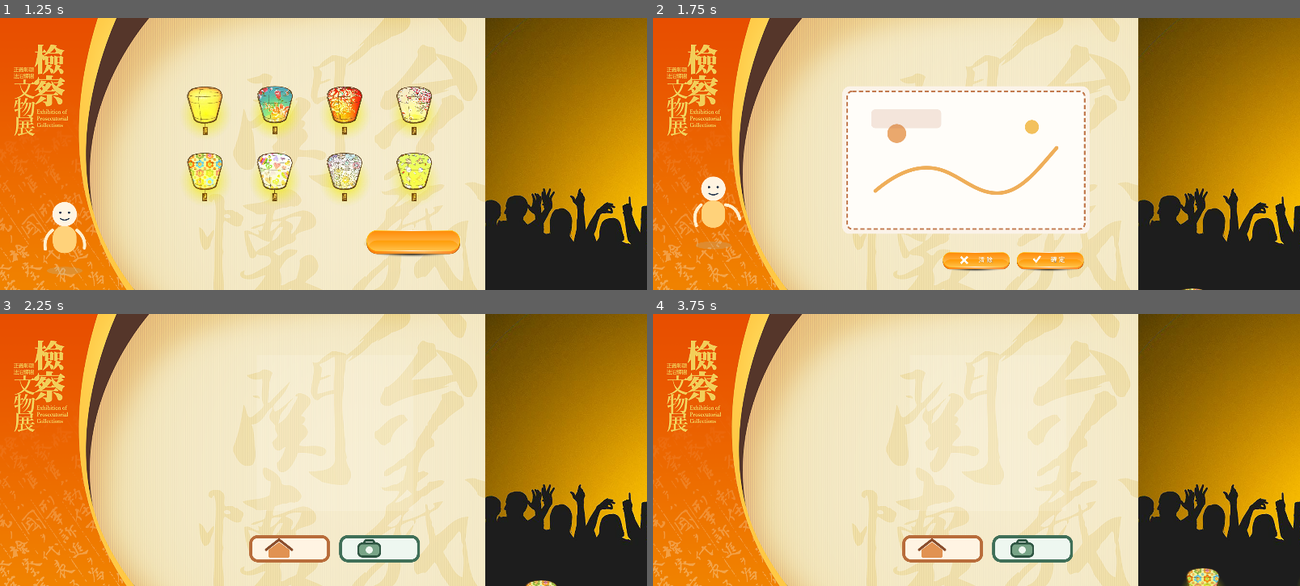
Above: before the commit, frames 1-4 (two rows, left to right).
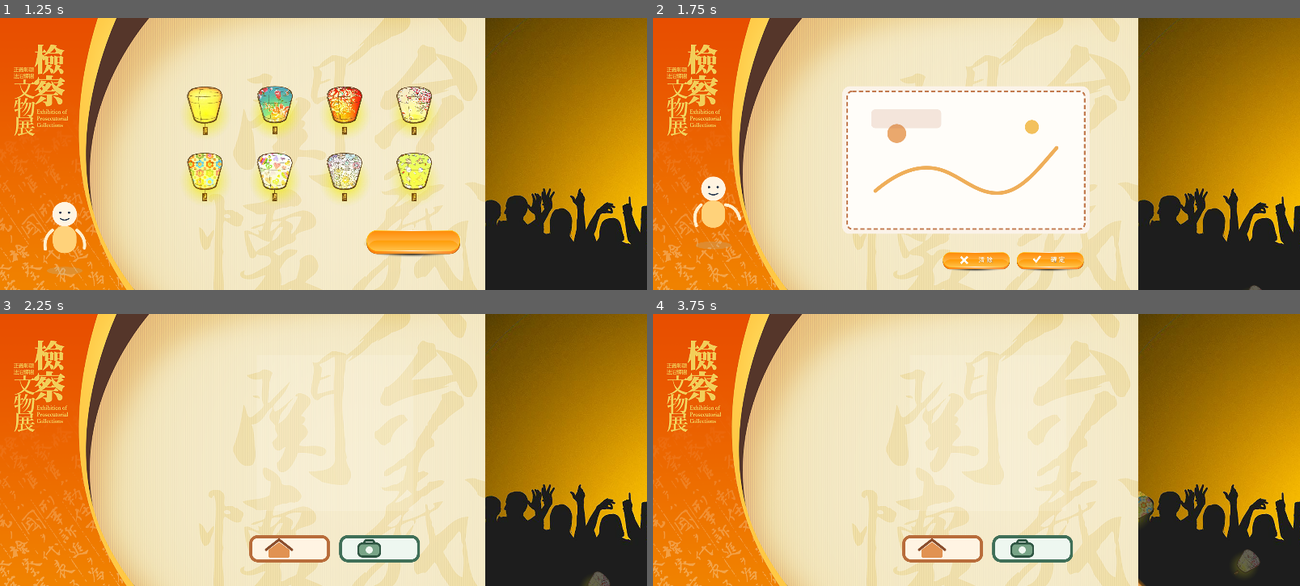
Above: after the commit, the same moments.

Repository: XxRoyxX0308/SYG_SkyLantern
Game: Godot game, scene res://scenes/installation_app.tscn
Two runs of this game, one before a commit and one after it. Both use one fixed random seed, a clock stepped at 60 frames per second and the inputs below.
Inputs (mouse positions are in pixels of both pictures, inside the frame that each line leads up to):
- Up to frame 1 (1.25 s): click (200, 107) at 0.52 s
- Up to frame 2 (1.75 s): click (1067, 243) at 1.25 s
- Up to frame 3 (2.25 s): click (394, 561) at 2 s
- Up to frame 4 (3.75 s): click (1034, 550) at 2.75 s; click (853, 403) at 3.52 s

Frame 1 is identical in both runs. In frame 2, less than 0.1% of the frame differs, in the area x 81-95%, y 98-100%; in frame 3, 0.2%; in frame 4, 0.8%, in the area x 75-94%, y 64-100%.

Commit message:
refactor: overhaul lantern system and refine QR capture flow
- Keep the capture button pressed and disabled while screenshot upload and QR generation are in progress.

- Implement queue-based ambient slots for the right display with fixed scaling and angle-driven flight paths.

- Clean up lantern layering, feature promotion, and texture baking to reduce overlap flicker and improve maintainability.

Diff:
--- a/scripts/installation_app.gd
+++ b/scripts/installation_app.gd
@@ -59,6 +59,7 @@
 			current_left_scene.home_requested.connect(_on_home_requested)
 			current_left_scene.screenshot_requested.connect(_on_screenshot_requested)
 			current_left_scene.show_qr_url(latest_uploaded_url)
+			_set_capture_loading_on_complete_scene(_upload_in_flight)
 
 
 func _on_main_menu_confirm(style_id: int) -> void:
@@ -78,22 +79,28 @@
 func _on_screenshot_requested() -> void:
 	if _upload_in_flight:
 		push_warning("Screenshot upload already in progress.")
-		return
+		_set_capture_loading_on_complete_scene(true)
+		return
+
+	_set_capture_loading_on_complete_scene(true)
 
 	var screenshot_image: Image = right_display.capture_view_image()
 	if screenshot_image == null:
 		push_warning("Failed to capture right screen screenshot.")
+		_set_capture_loading_on_complete_scene(false)
 		return
 
 	var screenshot_path := _save_screenshot(screenshot_image)
 	var api_key := _load_imgbb_api_key()
 	if api_key.is_empty():
 		push_warning("imgbb API key is missing.")
+		_set_capture_loading_on_complete_scene(false)
 		return
 
 	var upload_payload := _build_imgbb_payload(screenshot_path, screenshot_path.get_file().get_basename(), api_key)
 	if upload_payload.is_empty():
 		push_warning("Failed to build screenshot upload payload.")
+		_set_capture_loading_on_complete_scene(false)
 		return
 
 	latest_uploaded_url = ""
@@ -109,6 +116,7 @@
 	)
 	if request_error != OK:
 		_upload_in_flight = false
+		_set_capture_loading_on_complete_scene(false)
 		push_warning("Failed to start screenshot upload request: %s" % error_string(request_error))
 
 
@@ -201,24 +209,36 @@
 	_upload_in_flight = false
 	if result != HTTPRequest.RESULT_SUCCESS or response_code != 200:
 		push_warning("Screenshot upload failed with result %s and response code %s." % [result, response_code])
+		_set_capture_loading_on_complete_scene(false)
 		return
 
 	var response_text: String = body.get_string_from_utf8()
 	var response_data: Variant = JSON.parse_string(response_text)
 	if typeof(response_data) != TYPE_DICTIONARY:
 		push_warning("Unexpected imgbb response: %s" % response_text)
+		_set_capture_loading_on_complete_scene(false)
 		return
 
 	var response_dictionary: Dictionary = response_data
 	if not bool(response_dictionary.get("success", false)):
 		push_warning("imgbb rejected the screenshot upload: %s" % response_text)
+		_set_capture_loading_on_complete_scene(false)
 		return
 
 	var data: Dictionary = response_dictionary.get("data", {})
 	latest_uploaded_url = str(data.get("url_viewer", data.get("url", "")))
 	if latest_uploaded_url.is_empty():
 		push_warning("imgbb response did not contain a usable URL.")
+		_set_capture_loading_on_complete_scene(false)
 		return
 
 	if current_state == AppState.COMPLETE and is_instance_valid(current_left_scene):
 		current_left_scene.show_qr_url(latest_uploaded_url)
+
+
+func _set_capture_loading_on_complete_scene(is_loading: bool) -> void:
+	if current_state != AppState.COMPLETE or not is_instance_valid(current_left_scene):
+		return
+
+	if current_left_scene.has_method("set_capture_loading"):
+		current_left_scene.set_capture_loading(is_loading)
--- a/scripts/left_completion_share.gd
+++ b/scripts/left_completion_share.gd
@@ -11,6 +11,8 @@
 
 var _qr_request: HTTPRequest = null
 var _pending_qr_url := ""
+var _capture_busy := false
+var _capture_disabled_texture: Texture2D = null
 
 
 func _ready() -> void:
@@ -19,6 +21,8 @@
 	_qr_request.request_completed.connect(_on_qr_request_completed)
 	home_button.pressed.connect(_on_home_pressed)
 	capture_button.pressed.connect(_on_capture_pressed)
+	_capture_disabled_texture = capture_button.texture_disabled
+	set_capture_loading(false)
 	show_qr_url("")
 
 
@@ -32,6 +36,14 @@
 	if request_error != OK:
 		push_warning("Failed to request QR image: %s" % error_string(request_error))
 		qr_texture_rect.texture = null
+		set_capture_loading(false)
+
+
+func set_capture_loading(is_loading: bool) -> void:
+	_capture_busy = is_loading
+	capture_button.disabled = is_loading
+	capture_button.button_pressed = is_loading
+	capture_button.texture_disabled = capture_button.texture_pressed if is_loading else _capture_disabled_texture
 
 
 func _on_home_pressed() -> void:
@@ -39,17 +51,23 @@
 
 
 func _on_capture_pressed() -> void:
+	if _capture_busy:
+		return
+
+	set_capture_loading(true)
 	screenshot_requested.emit()
 
 
 func _on_qr_request_completed(result: int, response_code: int, _headers: PackedStringArray, body: PackedByteArray) -> void:
 	if _pending_qr_url.is_empty():
 		qr_texture_rect.texture = null
+		set_capture_loading(false)
 		return
 
 	if result != HTTPRequest.RESULT_SUCCESS or response_code != 200:
 		push_warning("Failed to download QR image with result %s and response code %s." % [result, response_code])
 		qr_texture_rect.texture = null
+		set_capture_loading(false)
 		return
 
 	var qr_image := Image.new()
@@ -57,6 +75,8 @@
 	if load_error != OK:
 		push_warning("Failed to parse QR PNG: %s" % error_string(load_error))
 		qr_texture_rect.texture = null
+		set_capture_loading(false)
 		return
 
 	qr_texture_rect.texture = ImageTexture.create_from_image(qr_image)
+	set_capture_loading(false)
--- a/scripts/right_display_shared.gd
+++ b/scripts/right_display_shared.gd
@@ -1,11 +1,7 @@
 extends Control
 
 class LanternEntry:
-	var root: Node2D
-	var base_x: float = 0.0
-	var base_y: float = 0.0
-	var spawn_y: float = 0.0
-	var baked_scale: float = 1.0
+	var root: Sprite2D
 	var speed: float = 0.0
 	var amplitude: float = 0.0
 	var frequency: float = 0.0
@@ -15,8 +11,16 @@
 	var style_id: int = 1
 	var drawing_texture: Texture2D = null
 	var is_featured: bool = false
-
-
+	var fixed_scale: float = 1.0
+	var travel_direction: Vector2 = Vector2.UP
+	var drift_direction: Vector2 = Vector2.RIGHT
+	var start_position: Vector2 = Vector2.ZERO
+	var end_position: Vector2 = Vector2.ZERO
+	var travel_distance: float = 0.0
+	var total_distance: float = 0.0
+
+
+# 8 款天燈外框，順序對應主選單樣式。
 const STYLE_TEXTURES := [
 	preload("res://assets/lanterns/lantern_01.png"),
 	preload("res://assets/lanterns/lantern_02.png"),
@@ -28,35 +32,43 @@
 	preload("res://assets/lanterns/lantern_08.png"),
 ]
 
+# 這段控制常駐數量、畫面外留白與畫作貼圖比例。
 const TARGET_LANTERN_COUNT := 8
-const OFFSCREEN_MARGIN := 280.0
+const OFFSCREEN_MARGIN := -100.0
 const OVERLAY_WIDTH_RATIO := 0.42
 const OVERLAY_HEIGHT_RATIO := 0.34
 
+# 這段控制常駐天燈的放出節奏、移動速度、飄移幅度與透明度。
 @export var ambient_spawn_interval := 1.2
-@export var min_vertical_speed := 28.0
-@export var max_vertical_speed := 48.0
-@export var min_amplitude := 24.0
-@export var max_amplitude := 88.0
-@export var min_frequency := 0.55
-@export var max_frequency := 1.35
-@export var newest_scale := 0.95
-@export var oldest_scale := 0.55
+@export var min_travel_speed := 28.0
+@export var max_travel_speed := 48.0
+@export var min_drift_amplitude := 24.0
+@export var max_drift_amplitude := 88.0
+@export var min_drift_frequency := 0.55
+@export var max_drift_frequency := 1.35
 @export var oldest_alpha := 0.32
-@export var featured_scale := 4.0
-@export var featured_end_scale := 2.0
-@export var featured_vertical_speed := 40.0
-@export var featured_amplitude := 20.0
-@export var featured_frequency := 0.42
-@export var shrink_curve_power := 1.65
+@export var newest_alpha := 0.95
+
+# 這段控制常駐與 feature 天燈的畫面外邊界，feature 太晚出現時可先調這裡。
+@export var ambient_offscreen_margin := -100.0
+@export var featured_offscreen_margin := 0.0
+@export var ambient_texture_padding_ratio := 0.5
+@export var featured_texture_padding_ratio := 0.18
+
+# 這段控制每款小天燈的固定尺寸、前景天燈尺寸與飛行角度。
+@export var ambient_style_scales := PackedFloat32Array([0.6, 0.8, 1.0, 1.2, 1.4, 1.6, 1.8, 2.0])
+@export var featured_lantern_scale := 4.0
+@export var featured_travel_speed := 40.0
+@export var featured_drift_amplitude := 20.0
+@export var featured_drift_frequency := 0.42
+@export_range(0.0, 360.0, 1.0) var flight_angle_degrees := 45.0
 
 @onready var history_container: Node2D = $SkyLanternsContainer/HistoryLanterns
 @onready var latest_container: Node2D = $SkyLanternsContainer/LatestLanterns
-@onready var drift_origin: Marker2D = $SkyLanternsContainer/DriftOrigin
 @onready var latest_front_anchor: Marker2D = $SkyLanternsContainer/LatestFrontAnchor
 
 var _ambient_lanterns: Array = []
-var _featured_lantern = null
+var _featured_lantern: LanternEntry = null
 var _pending_ambient_styles: Array[int] = []
 var _rng: RandomNumberGenerator = RandomNumberGenerator.new()
 var _spawn_counter: int = 0
@@ -68,6 +80,7 @@
 	_reset_ambient_cycle()
 
 
+# Public API
 func _process(delta: float) -> void:
 	var needs_refresh: bool = _update_ambient_lanterns(delta)
 	if _update_featured_lantern(delta):
@@ -87,15 +100,14 @@
 	if _ambient_lanterns.size() >= TARGET_LANTERN_COUNT:
 		_remove_oldest_ambient_for_featured()
 
-	var entry: LanternEntry = _create_entry(drawing_texture, style_id, true)
+	var entry: LanternEntry = _create_featured_entry(drawing_texture, style_id)
 	latest_container.add_child(entry.root)
 	_featured_lantern = entry
 	_apply_featured_visuals(entry)
 
 
 func capture_view_image() -> Image:
-	var image := get_viewport().get_texture().get_image()
-	return image
+	return get_viewport().get_texture().get_image()
 
 
 func reset_display() -> void:
@@ -110,6 +122,7 @@
 	_reset_ambient_cycle()
 
 
+# Update Loop
 func _update_ambient_lanterns(delta: float) -> bool:
 	var needs_refresh: bool = false
 	for index in range(_ambient_lanterns.size() - 1, -1, -1):
@@ -121,11 +134,12 @@
 			continue
 
 		_advance_entry(entry, delta)
-		_apply_ambient_visuals(entry)
-
-		if entry.base_y < -OFFSCREEN_MARGIN:
+		if _is_entry_finished(entry):
 			_respawn_ambient_entry(index)
 			needs_refresh = true
+			continue
+
+		_apply_ambient_visuals(entry, index)
 
 	return needs_refresh
 
@@ -140,14 +154,15 @@
 		return true
 
 	_advance_entry(entry, delta)
-	_apply_featured_visuals(entry)
-	if entry.base_y < -OFFSCREEN_MARGIN:
+	if _is_entry_finished(entry):
 		_promote_featured_to_ambient()
 		return true
 
+	_apply_featured_visuals(entry)
 	return false
 
 
+# Queue Lifecycle
 func _spawn_pending_ambient_if_needed() -> void:
 	if _spawn_cooldown > 0.0:
 		return
@@ -158,10 +173,8 @@
 	if _pending_ambient_styles.is_empty():
 		return
 
-	var style_id: int = _pending_ambient_styles[0]
-	_pending_ambient_styles.remove_at(0)
-
-	var entry: LanternEntry = _create_entry(null, style_id, false)
+	var style_id: int = _pop_pending_ambient_style()
+	var entry: LanternEntry = _create_ambient_entry(style_id, _ambient_lanterns.size())
 	history_container.add_child(entry.root)
 	_ambient_lanterns.append(entry)
 	_refresh_ambient_visuals()
@@ -183,55 +196,63 @@
 		return
 
 	var entry: LanternEntry = _ambient_lanterns[index]
-	_reset_entry_motion(entry, false)
-	entry.root.position = Vector2(entry.base_x, entry.base_y)
-
-
+	_configure_entry_motion(entry, false, index)
+	_apply_ambient_visuals(entry, index)
+
+
+# Motion
 func _advance_entry(entry: LanternEntry, delta: float) -> void:
 	entry.age += delta
-	entry.base_y -= entry.speed * delta
-	if entry.is_featured:
-		entry.base_x = lerpf(entry.base_x, latest_front_anchor.position.x, 0.018)
-
-	entry.root.position = Vector2(
-		entry.base_x + sin(entry.age * entry.frequency + entry.phase) * entry.amplitude,
-		entry.base_y
-	)
-
-
+	entry.travel_distance = minf(entry.total_distance, entry.travel_distance + entry.speed * delta)
+	entry.root.position = _calculate_entry_position(entry)
+	entry.root.rotation_degrees = flight_angle_degrees
+
+
+func _calculate_entry_position(entry: LanternEntry) -> Vector2:
+	var base_position: Vector2 = entry.start_position + entry.travel_direction * entry.travel_distance
+	var drift_offset: Vector2 = entry.drift_direction * sin(entry.age * entry.frequency + entry.phase) * entry.amplitude
+	return base_position + drift_offset
+
+
+func _is_entry_finished(entry: LanternEntry) -> bool:
+	return entry.travel_distance >= entry.total_distance
+
+
+# Visuals
 func _refresh_ambient_visuals() -> void:
 	for index in range(_ambient_lanterns.size()):
 		var entry: LanternEntry = _ambient_lanterns[index]
 		if not is_instance_valid(entry.root):
 			continue
 
-		if entry.root.get_parent() != history_container:
-			entry.root.get_parent().remove_child(entry.root)
-			history_container.add_child(entry.root)
-
-		_apply_ambient_visuals(entry)
-
-
-func _apply_ambient_visuals(entry: LanternEntry) -> void:
-	var travel_ratio: float = _get_travel_ratio(entry)
-	var shrink_ratio: float = pow(travel_ratio, shrink_curve_power)
-	var scale_factor: float = lerpf(1.0, oldest_scale / maxf(entry.baked_scale, 0.001), shrink_ratio)
-	var alpha: float = lerpf(0.95, oldest_alpha, shrink_ratio)
-
-	entry.root.scale = Vector2.ONE * scale_factor
+		_reparent_entry(entry.root, history_container)
+		_apply_ambient_visuals(entry, index)
+
+
+func _apply_ambient_visuals(entry: LanternEntry, index: int) -> void:
+	var alpha: float = lerpf(oldest_alpha, newest_alpha, _get_ambient_scale_ratio(entry.fixed_scale))
+
+	entry.root.scale = Vector2.ONE
 	entry.root.modulate = Color(1.0, 1.0, 1.0, alpha)
-	entry.root.z_index = 10 + int(round((1.0 - travel_ratio) * 20.0))
+	entry.root.z_index = 10 + index
 
 
 func _apply_featured_visuals(entry: LanternEntry) -> void:
-	var travel_ratio: float = _get_travel_ratio(entry)
-	var shrink_ratio: float = pow(travel_ratio, shrink_curve_power)
-	entry.root.scale = Vector2.ONE * lerpf(1.0, featured_end_scale / maxf(entry.baked_scale, 0.001), shrink_ratio)
-	entry.root.modulate = Color(1.0, 1.0, 1.0, lerpf(1.0, 0.86, shrink_ratio))
-	entry.root.z_index = 100
-
-
-func _create_entry(drawing_texture: Texture2D, style_id: int, is_featured: bool) -> LanternEntry:
+	entry.root.scale = Vector2.ONE
+	entry.root.modulate = Color(1.0, 1.0, 1.0, 1.0)
+	entry.root.z_index = 1000
+
+
+# Entry Configuration
+func _create_featured_entry(drawing_texture: Texture2D, style_id: int) -> LanternEntry:
+	return _create_entry(drawing_texture, style_id, true)
+
+
+func _create_ambient_entry(style_id: int, ambient_index: int) -> LanternEntry:
+	return _create_entry(null, style_id, false, ambient_index)
+
+
+func _create_entry(drawing_texture: Texture2D, style_id: int, is_featured: bool, ambient_index: int = -1) -> LanternEntry:
 	var entry := LanternEntry.new()
 	entry.order = _spawn_counter
 	entry.style_id = style_id
@@ -239,32 +260,43 @@
 	entry.is_featured = is_featured
 	_spawn_counter += 1
 	entry.root = _build_lantern_node(entry.order)
-	_update_entry_texture(entry, is_featured)
-	_reset_entry_motion(entry, is_featured)
-	entry.root.position = Vector2(entry.base_x, entry.base_y)
+	_configure_entry_motion(entry, is_featured, ambient_index)
 	return entry
 
 
-func _reset_entry_motion(entry: LanternEntry, is_featured: bool) -> void:
+func _configure_entry_motion(entry: LanternEntry, is_featured: bool, ambient_index: int = -1) -> void:
+	_reset_entry_runtime(entry)
+	entry.travel_direction = _get_travel_direction()
+	entry.drift_direction = _get_drift_direction(entry.travel_direction)
+	if is_featured:
+		_configure_featured_motion(entry)
+	else:
+		_configure_ambient_motion(entry, ambient_index)
+
+	_update_entry_texture(entry)
+	_configure_entry_path(entry, _get_anchor_point(is_featured, entry.drift_direction))
+
+
+func _reset_entry_runtime(entry: LanternEntry) -> void:
 	entry.age = 0.0
 	entry.phase = _rng.randf_range(0.0, TAU)
-	if is_featured:
-		entry.base_x = _featured_spawn_x()
-		entry.base_y = _spawn_y(320.0, 420.0)
-		entry.spawn_y = entry.base_y
-		entry.speed = featured_vertical_speed
-		entry.amplitude = featured_amplitude
-		entry.frequency = featured_frequency
-		return
-
-	entry.base_x = _ambient_spawn_x()
-	entry.base_y = _spawn_y(50.0, 180.0)
-	entry.spawn_y = entry.base_y
-	entry.speed = _rng.randf_range(min_vertical_speed, max_vertical_speed)
-	entry.amplitude = _rng.randf_range(min_amplitude, max_amplitude)
-	entry.frequency = _rng.randf_range(min_frequency, max_frequency)
-
-
+
+
+func _configure_featured_motion(entry: LanternEntry) -> void:
+	entry.fixed_scale = featured_lantern_scale
+	entry.speed = featured_travel_speed
+	entry.amplitude = featured_drift_amplitude
+	entry.frequency = featured_drift_frequency
+
+
+func _configure_ambient_motion(entry: LanternEntry, ambient_index: int) -> void:
+	entry.fixed_scale = _get_ambient_scale_for_index(ambient_index)
+	entry.speed = _rng.randf_range(min_travel_speed, max_travel_speed)
+	entry.amplitude = _rng.randf_range(min_drift_amplitude, max_drift_amplitude)
+	entry.frequency = _rng.randf_range(min_drift_frequency, max_drift_frequency)
+
+
+# Queue State
 func _reset_ambient_cycle() -> void:
 	_pending_ambient_styles.clear()
 	for style_index in range(TARGET_LANTERN_COUNT):
@@ -284,6 +316,13 @@
 	_pending_ambient_styles.append(style_id)
 
 
+func _pop_pending_ambient_style() -> int:
+	var style_id: int = _pending_ambient_styles[0]
+	_pending_ambient_styles.remove_at(0)
+	return style_id
+
+
+# Featured Lifecycle
 func _clear_featured_lantern() -> void:
 	if _featured_lantern == null:
 		return
@@ -303,62 +342,157 @@
 		return
 
 	entry.is_featured = false
-	_update_entry_texture(entry, false)
-	_reset_entry_motion(entry, false)
-	entry.root.position = Vector2(entry.base_x, entry.base_y)
-
-	var parent: Node = entry.root.get_parent()
-	if parent != null:
-		parent.remove_child(entry.root)
-	history_container.add_child(entry.root)
+	_reparent_entry(entry.root, history_container)
 	_ambient_lanterns.append(entry)
+	_configure_entry_motion(entry, false, _ambient_lanterns.size() - 1)
 	_refresh_ambient_visuals()
 
 
+# Path Geometry
 func _dispose_lantern_root(root: Node2D) -> void:
 	if not is_instance_valid(root):
 		return
 
-	var parent: Node = root.get_parent()
-	if parent != null:
-		parent.remove_child(root)
+	_reparent_entry(root, null)
 	root.queue_free()
 
 
-func _get_travel_ratio(entry: LanternEntry) -> float:
-	if is_equal_approx(entry.spawn_y, -OFFSCREEN_MARGIN):
-		return 1.0
-
-	return clampf(inverse_lerp(entry.spawn_y, -OFFSCREEN_MARGIN, entry.base_y), 0.0, 1.0)
-
-
-func _ambient_spawn_x() -> float:
-	var total_width: float = maxf(size.x, 1920.0)
-	return _rng.randf_range(180.0, total_width - 180.0)
-
-
-func _featured_spawn_x() -> float:
-	return latest_front_anchor.position.x + _rng.randf_range(-80.0, 80.0)
-
-
-func _spawn_y(min_offset: float, max_offset: float) -> float:
-	var total_height: float = maxf(size.y, 1080.0)
-	return total_height + _rng.randf_range(min_offset, max_offset)
-
-func _build_lantern_node(order: int) -> Node2D:
+func _reparent_entry(root: Node, target_parent: Node) -> void:
+	if not is_instance_valid(root):
+		return
+
+	var current_parent: Node = root.get_parent()
+	if current_parent == target_parent:
+		return
+
+	if current_parent != null:
+		current_parent.remove_child(root)
+	if target_parent != null:
+		target_parent.add_child(root)
+
+
+func _get_travel_direction() -> Vector2:
+	return Vector2.UP.rotated(deg_to_rad(flight_angle_degrees)).normalized()
+
+
+func _get_drift_direction(travel_direction: Vector2) -> Vector2:
+	return Vector2(-travel_direction.y, travel_direction.x).normalized()
+
+
+func _configure_entry_path(entry: LanternEntry, anchor_point: Vector2) -> void:
+	var expanded_rect: Rect2 = _get_expanded_view_rect(entry)
+	var fallback_margin: float = _get_offscreen_margin(entry)
+	var backward_distance: float = _get_distance_to_rect_edge(anchor_point, -entry.travel_direction, expanded_rect, fallback_margin)
+	var forward_distance: float = _get_distance_to_rect_edge(anchor_point, entry.travel_direction, expanded_rect, fallback_margin)
+
+	entry.start_position = anchor_point - entry.travel_direction * backward_distance
+	entry.end_position = anchor_point + entry.travel_direction * forward_distance
+	entry.travel_distance = 0.0
+	entry.total_distance = maxf(backward_distance + forward_distance, 1.0)
+	entry.root.position = entry.start_position
+	entry.root.rotation_degrees = flight_angle_degrees
+
+
+func _get_expanded_view_rect(entry: LanternEntry) -> Rect2:
+	var view_size: Vector2 = _get_view_size()
+	var padding: float = _get_entry_padding(entry)
+	return Rect2(Vector2(-padding, -padding), view_size + Vector2.ONE * padding * 2.0)
+
+
+func _get_entry_padding(entry: LanternEntry) -> float:
+	var padding: float = _get_offscreen_margin(entry) + maxf(entry.amplitude * 0.5, 12.0)
+	if is_instance_valid(entry.root) and entry.root.texture != null:
+		var texture_size: Vector2 = entry.root.texture.get_size()
+		padding += maxf(texture_size.x, texture_size.y) * _get_texture_padding_ratio(entry)
+	return padding
+
+
+func _get_distance_to_rect_edge(point: Vector2, direction: Vector2, rect: Rect2, fallback_margin: float) -> float:
+	var min_distance: float = 1e20
+	var rect_left: float = rect.position.x
+	var rect_right: float = rect.position.x + rect.size.x
+	var rect_top: float = rect.position.y
+	var rect_bottom: float = rect.position.y + rect.size.y
+
+	if absf(direction.x) > 0.0001:
+		var target_x: float = rect_right if direction.x > 0.0 else rect_left
+		var distance_x: float = (target_x - point.x) / direction.x
+		if distance_x >= 0.0:
+			var hit_y: float = point.y + direction.y * distance_x
+			if hit_y >= rect_top - 0.5 and hit_y <= rect_bottom + 0.5:
+				min_distance = minf(min_distance, distance_x)
+
+	if absf(direction.y) > 0.0001:
+		var target_y: float = rect_bottom if direction.y > 0.0 else rect_top
+		var distance_y: float = (target_y - point.y) / direction.y
+		if distance_y >= 0.0:
+			var hit_x: float = point.x + direction.x * distance_y
+			if hit_x >= rect_left - 0.5 and hit_x <= rect_right + 0.5:
+				min_distance = minf(min_distance, distance_y)
+
+	if min_distance > 1e19:
+		return fallback_margin
+
+	return maxf(min_distance, 0.0)
+
+
+func _get_offscreen_margin(entry: LanternEntry) -> float:
+	return featured_offscreen_margin if entry.is_featured else ambient_offscreen_margin
+
+
+func _get_texture_padding_ratio(entry: LanternEntry) -> float:
+	return featured_texture_padding_ratio if entry.is_featured else ambient_texture_padding_ratio
+
+
+# Anchor Selection
+func _get_anchor_point(is_featured: bool, drift_direction: Vector2) -> Vector2:
+	if is_featured:
+		return _get_featured_anchor_point(drift_direction)
+
+	return _get_random_anchor_point()
+
+
+func _get_featured_anchor_point(drift_direction: Vector2) -> Vector2:
+	var view_size: Vector2 = _get_view_size()
+	var featured_anchor: Vector2 = latest_front_anchor.position + drift_direction * _rng.randf_range(-140.0, 140.0)
+	return Vector2(
+		clampf(featured_anchor.x, 0.0, view_size.x),
+		clampf(featured_anchor.y, 0.0, view_size.y)
+	)
+
+
+func _get_random_anchor_point() -> Vector2:
+	var view_size: Vector2 = _get_view_size()
+	return Vector2(
+		_get_random_anchor_coordinate(view_size.x, 180.0),
+		_get_random_anchor_coordinate(view_size.y, 160.0)
+	)
+
+
+func _get_random_anchor_coordinate(length: float, margin: float) -> float:
+	if length <= margin * 2.0:
+		return length * 0.5
+
+	return _rng.randf_range(margin, length - margin)
+
+
+func _get_view_size() -> Vector2:
+	return Vector2(maxf(size.x, 1920.0), maxf(size.y, 1080.0))
+
+
+func _build_lantern_node(order: int) -> Sprite2D:
 	var lantern_sprite := Sprite2D.new()
 	lantern_sprite.name = "Lantern_%02d" % (order + 1)
 	lantern_sprite.centered = true
 	return lantern_sprite
 
 
-func _update_entry_texture(entry: LanternEntry, is_featured: bool) -> void:
-	var lantern_sprite: Sprite2D = entry.root as Sprite2D
-	if lantern_sprite == null:
-		return
-
-	entry.baked_scale = featured_scale if is_featured else newest_scale
-	lantern_sprite.texture = _build_lantern_texture(entry.style_id, entry.drawing_texture, entry.baked_scale)
+# Texture Baking
+func _update_entry_texture(entry: LanternEntry) -> void:
+	if not is_instance_valid(entry.root):
+		return
+
+	entry.root.texture = _build_lantern_texture(entry.style_id, entry.drawing_texture, entry.fixed_scale)
 
 
 func _build_lantern_texture(style_id: int, drawing_texture: Texture2D, target_scale: float) -> Texture2D:
@@ -412,13 +546,7 @@
 	return ImageTexture.create_from_image(composite_image)
 
 
-func _calculate_overlay_scale(frame_texture: Texture2D, drawing_texture: Texture2D) -> float:
-	if frame_texture == null or drawing_texture == null:
-		return 1.0
-
-	return _calculate_overlay_scale_from_size(frame_texture.get_size(), drawing_texture.get_size())
-
-
+# Scale Helpers
 func _calculate_overlay_scale_from_size(frame_size: Vector2, drawing_size: Vector2) -> float:
 	var overlay_target: Vector2 = frame_size * Vector2(OVERLAY_WIDTH_RATIO, OVERLAY_HEIGHT_RATIO)
 	if drawing_size.x <= 0.0 or drawing_size.y <= 0.0:
@@ -427,6 +555,30 @@
 	return min(overlay_target.x / drawing_size.x, overlay_target.y / drawing_size.y)
 
 
+func _get_ambient_scale_for_index(index: int) -> float:
+	if ambient_style_scales.is_empty():
+		return 1.0
+
+	var safe_index: int = clampi(index, 0, ambient_style_scales.size() - 1)
+	return maxf(ambient_style_scales[safe_index], 0.01)
+
+
+func _get_ambient_scale_ratio(scale_value: float) -> float:
+	if ambient_style_scales.is_empty():
+		return 1.0
+
+	var min_scale: float = ambient_style_scales[0]
+	var max_scale: float = ambient_style_scales[0]
+	for ambient_scale in ambient_style_scales:
+		min_scale = minf(min_scale, ambient_scale)
+		max_scale = maxf(max_scale, ambient_scale)
+
+	if is_equal_approx(min_scale, max_scale):
+		return 1.0
+
+	return clampf(inverse_lerp(min_scale, max_scale, scale_value), 0.0, 1.0)
+
+
 func _get_style_texture(style_id: int) -> Texture2D:
 	var texture_index: int = clampi(style_id - 1, 0, STYLE_TEXTURES.size() - 1)
 	return STYLE_TEXTURES[texture_index]
